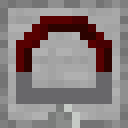
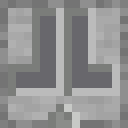
Layer changes from the first w=128, h=128 image to the second:
hid "Layer" over 16, 72, 112, 104
moved "Pasted Layer #1" into group "On", painted on it over 16, 40, 56, 96
moved "Pasted Layer #2" into group "On", painted on it over 72, 40, 112, 96
hid group "Off" (4 layers) over 16, 16, 112, 96
removed layer "Pasted Layer" from group "Off" over 40, 16, 88, 32
removed layer "Pasted Layer copy" from group "Off" over 32, 24, 96, 40
removed layer "Pasted Layer #4" from group "Off" over 24, 32, 40, 48
removed layer "Pasted Layer #3" from group "Off" over 88, 32, 104, 48
added layer "Layer #2" above "repeater.png copy #1" over 8, 8, 120, 96
